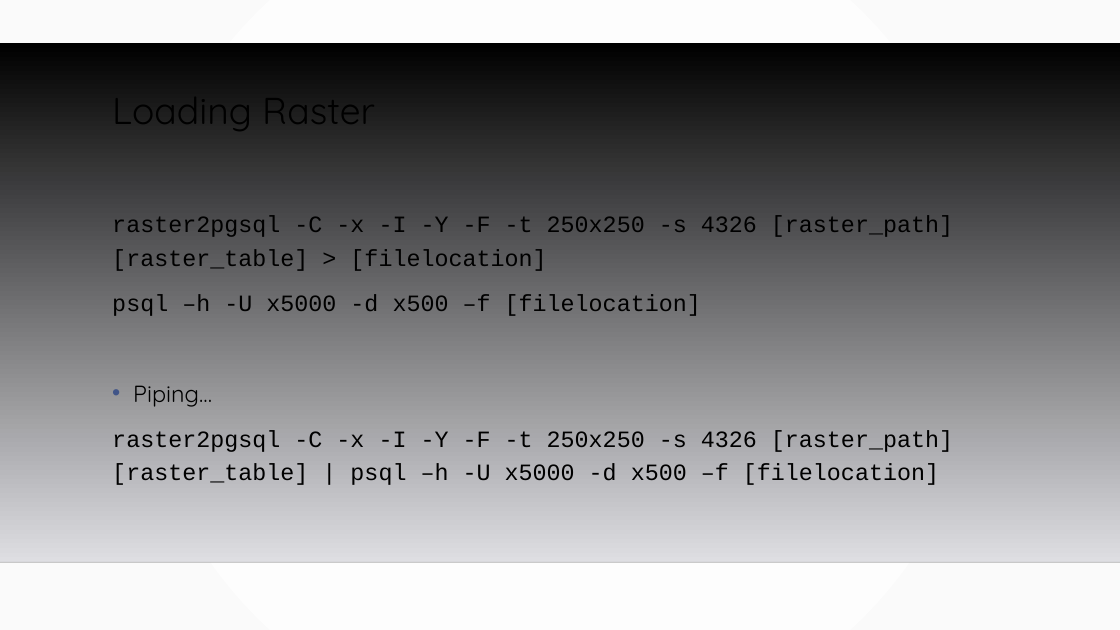
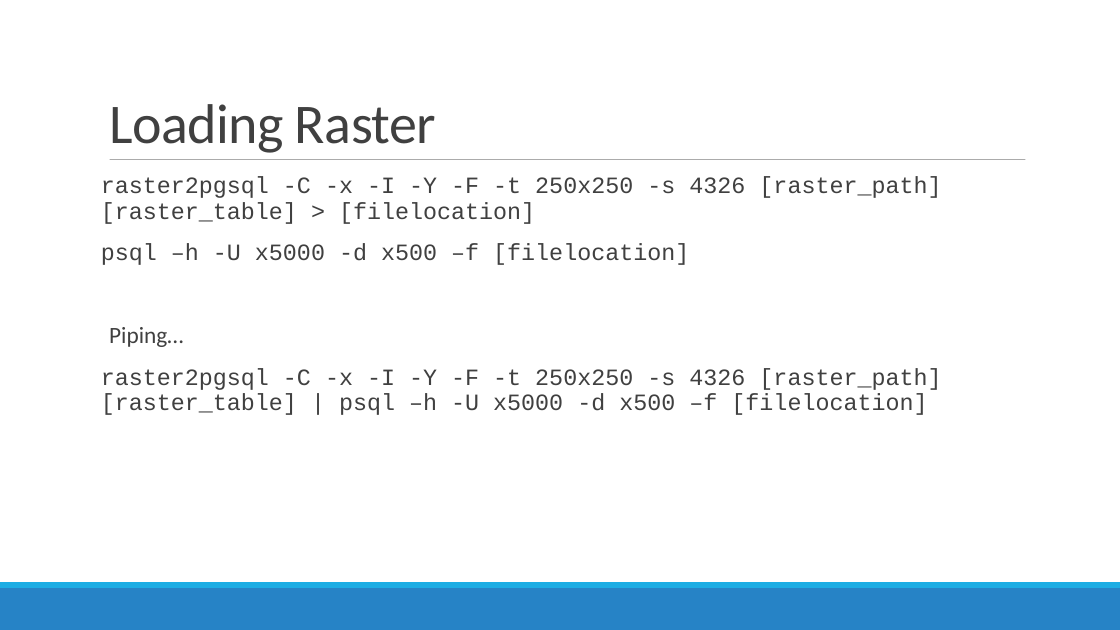
Before and after one commit to MGIS-UMN/GIS5577_week7, a slide deck: slide 4 of Advanced_spatial_queries.odp. Drawn at 1120x630 pixels with LibreOffice and Linux fonts; fonts in the diff are those of the drawing; background and template pictures are left out. Boxes give left, top, right and bottom in pixels: in the first picture for what was removed or moved away, otherwise in the second. Text is boxed around its words. In the diff, an @@ line names an element or a change of style, - is before the commit and + after.

```diff
--- a/Advanced_spatial_queries.odp
+++ b/Advanced_spatial_queries.odp
@@ background gradient #FFFFFF to #FAFAFA to #FFFFFF @@
@@ title "Loading Raster" moved from (x1=112, y1=80, x2=375, y2=135) to (x1=109, y1=104, x2=436, y2=153) @@
@@ title "Loading Raster" at (x1=109, y1=104, x2=436, y2=153): size 32 to 48 pt, font Quicksand to Calibri, text colour #000000 to #404040, letter spacing 0 to -0.5 pt; line spacing 0.9 to 0.85; vertical alignment top to bottom @@
@@ freeform shape removed at (x1=0, y1=43, x2=1120, y2=562) @@
@@ text "raster2pgsql -C -x -I -Y ..." moved from (x1=112, y1=215, x2=953, y2=485) to (x1=101, y1=177, x2=941, y2=415) @@
@@ text "raster2pgsql -C -x -I -Y ..." at (x1=101, y1=177, x2=941, y2=415): text colour #000000 to #404040; font Quicksand to Calibri in "Piping…"; line spacing 1.2 to 0.9; more space between paragraphs; bullet • to  ; bullet colour #415588 to #1CADE4 @@
@@ line added from (110, 160) to (1026, 160), #7F7F7F 0.51 pt @@
@@ line removed from (0, 562) to (1120, 562) @@
@@ freeform shape added at (x1=0, y1=588, x2=1120, y2=630), fill #2683C6 @@
@@ freeform shape added at (x1=0, y1=582, x2=1120, y2=588), fill #1CADE4 @@
```
Also in this commit, not shown: 7 other slides changed.
